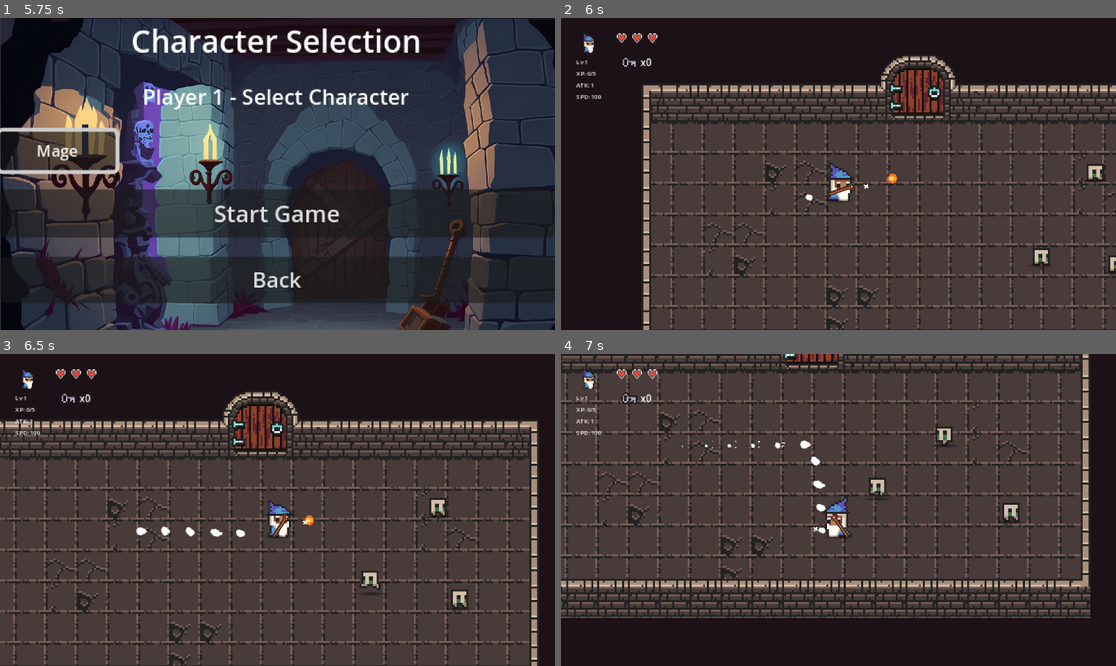
Above: before the commit, frames 1-4 (two rows, left to right).
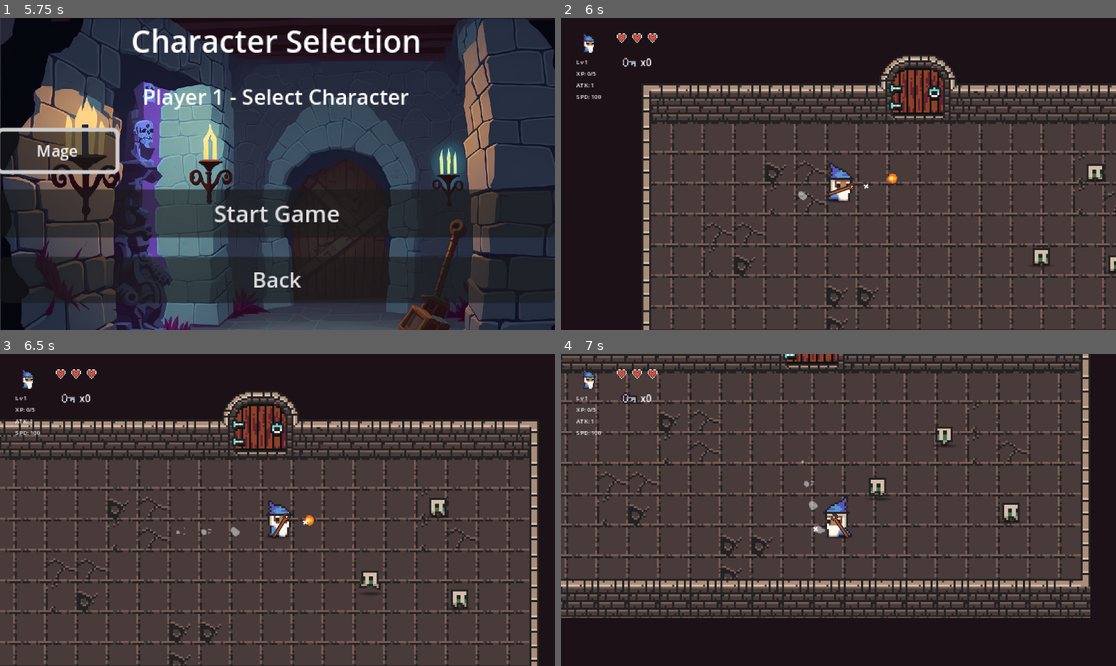
Above: after the commit, the same moments.

Repository: leanfj/infinit-dungeon
Game: Godot game, scene res://menus/main_menu.tscn
Same seed, same stepped clock (60 frames per second), same inputs: the game is played once before the commit and once after it.
Inputs (mouse positions are in pixels of both pictures, inside the frame that each line leads up to):
- Up to frame 1 (5.75 s): click "Start Game" at 0.5 s; click "1 Player" at 1.25 s; click "Start Game" at 2 s; click "Start Game" at 2.75 s; click "Mage" at 3.5 s; click "Back" at 4.25 s; click "1 Player" at 5 s
- Up to frame 2 (6 s): tap Enter at 5.75 s; move the mouse to (960, 158) at 5.77 s; press the mouse at (960, 158) at 5.78 s; hold D (move_right) from 5.78 s (still down)
- Up to frame 3 (6.5 s): keep holding D (move_right)
- Up to frame 4 (7 s): move the mouse to (727, 525) at 6.52 s; release D (move_right) at 6.53 s; release the mouse at (727, 525) at 6.53 s; hold S (move_down) from 6.53 s (still down); right-click (727, 525) at 6.6 s

Frame 1 is identical in both runs. In frame 2, less than 0.1% of the frame differs, in the area x 42-46%, y 55-59%; in frame 3, 0.2%; in frame 4, 0.3%, in the area x 21-48%, y 27-58%.

Commit message:
Add TinyZombie character with audio effects and death particles; include sound effects for enemy damage

Diff:
--- /dev/null
+++ b/entities/Enemies/TinyZombie/tiny_zombie_character_body_2d.gd
@@ -0,0 +1,3 @@
+extends "res://entities/Enemies/enemy_character_body_2d.gd"
+
+class_name TinyZombieCharacterBody2D
--- a/entities/Enemies/TinyZombie/tiny_zombie_character_body_2d.tscn
+++ b/entities/Enemies/TinyZombie/tiny_zombie_character_body_2d.tscn
@@ -1,9 +1,11 @@
-[gd_scene load_steps=20 format=3 uid="uid://csrhpvgctjy0n"]
+[gd_scene load_steps=33 format=3 uid="uid://csrhpvgctjy0n"]
 
 [ext_resource type="PackedScene" uid="uid://bacfhnw4iwivs" path="res://entities/Enemies/enemy_character_body_2d.tscn" id="1_io6xf"]
 [ext_resource type="Texture2D" uid="uid://d2dqq62408txt" path="res://entities/Enemies/TinyZombie/tiny_zombie_idle_anim_f0.png" id="2_ffdhb"]
 [ext_resource type="Texture2D" uid="uid://d4djlmoy43tpm" path="res://entities/Enemies/TinyZombie/tiny_zombie_hit_anim-sheet.png" id="2_fom44"]
+[ext_resource type="Script" uid="uid://cle8pwsvlpq7n" path="res://entities/Enemies/TinyZombie/tiny_zombie_character_body_2d.gd" id="2_om00g"]
 [ext_resource type="Texture2D" uid="uid://b565x2r2ee1ly" path="res://entities/Enemies/TinyZombie/tiny_zombie_idle_anim_f1.png" id="3_o8wxo"]
+[ext_resource type="Texture2D" uid="uid://cuspl34ugs081" path="res://entities/Enemies/TinyZombie/tiny_zombie_death_anim-sheet.png" id="3_w8c6u"]
 [ext_resource type="Texture2D" uid="uid://d06aas777rmqf" path="res://entities/Enemies/TinyZombie/tiny_zombie_idle_anim_f2.png" id="4_5vc75"]
 [ext_resource type="Texture2D" uid="uid://ba8jui4ywf8ou" path="res://entities/Enemies/TinyZombie/tiny_zombie_idle_anim_f3.png" id="5_x5a3f"]
 [ext_resource type="Texture2D" uid="uid://btpsqety0nsgl" path="res://entities/Enemies/TinyZombie/tiny_zombie_run_anim_f0.png" id="6_201g8"]
@@ -12,6 +14,34 @@
 [ext_resource type="Texture2D" uid="uid://c1myrqy7vessy" path="res://entities/Enemies/TinyZombie/tiny_zombie_run_anim_f3.png" id="9_5ggfw"]
 [ext_resource type="PackedScene" uid="uid://cnawrd5f0kquw" path="res://mechanics/hurt_box_area_2d.tscn" id="11_5ggfw"]
 [ext_resource type="PackedScene" uid="uid://bio5e71ly3ea5" path="res://mechanics/hit_box_area_2d.tscn" id="12_lyaan"]
+[ext_resource type="AudioStream" uid="uid://djv5df7fgjo1n" path="res://entities/Enemies/SoundFX/21_orc_damage_1.wav" id="13_c30mi"]
+[ext_resource type="AudioStream" uid="uid://dqaxbaoh558jd" path="res://entities/Enemies/SoundFX/21_orc_damage_2.wav" id="14_lxsjy"]
+[ext_resource type="AudioStream" uid="uid://btra4g4xlhrng" path="res://entities/Enemies/SoundFX/21_orc_damage_3.wav" id="15_om00g"]
+[ext_resource type="AudioStream" uid="uid://cuiyvximgl7t1" path="res://entities/Enemies/SoundFX/monster-15.wav" id="16_lxsjy"]
+
+[sub_resource type="AtlasTexture" id="AtlasTexture_mxi7k"]
+atlas = ExtResource("3_w8c6u")
+region = Rect2(0, 0, 16, 16)
+
+[sub_resource type="AtlasTexture" id="AtlasTexture_j8d6k"]
+atlas = ExtResource("3_w8c6u")
+region = Rect2(16, 0, 16, 16)
+
+[sub_resource type="AtlasTexture" id="AtlasTexture_rt5i8"]
+atlas = ExtResource("3_w8c6u")
+region = Rect2(32, 0, 16, 16)
+
+[sub_resource type="AtlasTexture" id="AtlasTexture_gncig"]
+atlas = ExtResource("3_w8c6u")
+region = Rect2(48, 0, 16, 16)
+
+[sub_resource type="AtlasTexture" id="AtlasTexture_48dwe"]
+atlas = ExtResource("3_w8c6u")
+region = Rect2(64, 0, 16, 16)
+
+[sub_resource type="AtlasTexture" id="AtlasTexture_da37l"]
+atlas = ExtResource("3_w8c6u")
+region = Rect2(80, 0, 16, 16)
 
 [sub_resource type="AtlasTexture" id="AtlasTexture_4aieq"]
 atlas = ExtResource("2_fom44")
@@ -27,6 +57,29 @@
 
 [sub_resource type="SpriteFrames" id="SpriteFrames_201g8"]
 animations = [{
+"frames": [{
+"duration": 1.0,
+"texture": SubResource("AtlasTexture_mxi7k")
+}, {
+"duration": 1.0,
+"texture": SubResource("AtlasTexture_j8d6k")
+}, {
+"duration": 1.0,
+"texture": SubResource("AtlasTexture_rt5i8")
+}, {
+"duration": 1.0,
+"texture": SubResource("AtlasTexture_gncig")
+}, {
+"duration": 1.0,
+"texture": SubResource("AtlasTexture_48dwe")
+}, {
+"duration": 1.0,
+"texture": SubResource("AtlasTexture_da37l")
+}],
+"loop": false,
+"name": &"dead",
+"speed": 7.0
+}, {
 "frames": [],
 "loop": true,
 "name": &"default",
@@ -91,23 +144,29 @@
 [sub_resource type="CircleShape2D" id="CircleShape2D_c30mi"]
 radius = 5.628802
 
-[node name="TinyZombieCharacterBody2D" node_paths=PackedStringArray("_animation_sprite") instance=ExtResource("1_io6xf")]
-exp_reward = 1
-_animation_sprite = NodePath("AnimatedSprite2D")
+[sub_resource type="AudioStreamRandomizer" id="AudioStreamRandomizer_om00g"]
+streams_count = 3
+stream_0/stream = ExtResource("13_c30mi")
+stream_1/stream = ExtResource("14_lxsjy")
+stream_2/stream = ExtResource("15_om00g")
+
+[node name="TinyZombieCharacterBody2D" instance=ExtResource("1_io6xf")]
+script = ExtResource("2_om00g")
+health = 10
 
 [node name="AnimatedSprite2D" parent="." index="0"]
 sprite_frames = SubResource("SpriteFrames_201g8")
-animation = &"hit"
+animation = &"dead"
 autoplay = "idle"
-frame = 2
-frame_progress = 1.0
 
 [node name="CollisionShape2D" parent="." index="1"]
+visible = false
 position = Vector2(0.5730858, 4.756607)
 rotation = 1.5707964
 shape = SubResource("CapsuleShape2D_201g8")
 
 [node name="HurtBoxArea2D" parent="." index="2" instance=ExtResource("11_5ggfw")]
+visible = false
 target_groups = Array[String](["player"])
 
 [node name="CollisionShape2D2" type="CollisionShape2D" parent="HurtBoxArea2D" index="1"]
@@ -116,8 +175,18 @@
 debug_color = Color(0.9344128, 0.1669651, 0.49408865, 0.41960785)
 
 [node name="HitBoxArea2D" parent="." index="3" instance=ExtResource("12_lyaan")]
+visible = false
 
 [node name="CollisionShape2D" type="CollisionShape2D" parent="HitBoxArea2D" index="0"]
 position = Vector2(0.25528336, -0.020839691)
 shape = SubResource("CircleShape2D_c30mi")
 debug_color = Color(0, 0.62219167, 0.55081576, 0.41960785)
+
+[node name="ContactArea2D" parent="." index="4"]
+visible = false
+
+[node name="HurtAudioStreamPlayer2D" parent="." index="6"]
+stream = SubResource("AudioStreamRandomizer_om00g")
+
+[node name="DeathAudioStreamPlayer2D" parent="." index="7"]
+stream = ExtResource("16_lxsjy")
--- a/entities/Enemies/enemy_character_body_2d.gd
+++ b/entities/Enemies/enemy_character_body_2d.gd
@@ -1,11 +1,17 @@
 extends CharacterBody2D
+class_name EnemyCharacterBody2D
+
 const CharacterStats = preload("res://mechanics/character_stats.gd")
 
 # Enemy that chases the player inside a range and dies on hit.
+@onready var _hit_box: HitBoxArea2D = get_node_or_null("HitBoxArea2D")
+@onready var hurt_audio_stream_player_2d: AudioStreamPlayer2D = $HurtAudioStreamPlayer2D
+@onready var death_audio_stream_player_2d: AudioStreamPlayer2D = $DeathAudioStreamPlayer2D
+
+var deathExplosionParticles2D = preload("res://mechanics/death_cpu_particles_2d.tscn")
 var _move_speed: float = 50.0
 var _chase_range: float = 80.0
 var _player: Node2D = null
-@onready var _hit_box: HitBoxArea2D = get_node_or_null("HitBoxArea2D")
 var _knockback_timer: float = 0.0
 var _knockback_direction: Vector2 = Vector2.ZERO
 var _is_hurt: bool = false
@@ -64,7 +70,7 @@
 	if not is_instance_valid(_player):
 		_set_player_reference()
 
-	if _player:
+	if _player and not _is_dead:
 		var distance_to_player: float = global_position.distance_to(_player.global_position)
 		if distance_to_player <= _chase_range:
 			var direction: Vector2 = (_player.global_position - global_position).normalized()
@@ -93,6 +99,9 @@
 	_knockback_timer = 0.15
 
 	if health > 0 and _animation_sprite:
+		if hurt_audio_stream_player_2d:
+			hurt_audio_stream_player_2d.play()
+		_particles_death_effect()
 		await _play_hit_animation(0.5)
 		_is_hurt = false
 		_animate()
@@ -101,9 +110,17 @@
 			return
 		_is_dead = true
 		if _animation_sprite:
+			if hurt_audio_stream_player_2d:
+				hurt_audio_stream_player_2d.play()
 			await _play_hit_animation(0.5)
 		_reward_player()
-		await get_tree().create_timer(0.05).timeout
+
+		if death_audio_stream_player_2d:
+			death_audio_stream_player_2d.play()
+		velocity = Vector2.ZERO
+		_animate()
+		await get_tree().create_timer(1).timeout
+
 		queue_free()
 
 func enemy_attack() -> void:
@@ -111,15 +128,16 @@
 	pass
 
 func _animate() -> void:
-	if _is_hurt:
-		return
-
 	if velocity.length() > 0:
 		if _animation_sprite and _animation_sprite.animation != "run":
 			_animation_sprite.play("run")
-	else:
+	elif velocity.length() == 0 and not _is_hurt and not _is_dead:
 		if _animation_sprite and _animation_sprite.animation != "idle":
 			_animation_sprite.play("idle")
+	else:
+		if _is_dead:
+			if _animation_sprite and _animation_sprite.animation != "dead":
+				_animation_sprite.play("dead")
 
 func _set_player_reference() -> void:
 	# Order: explicit path -> first node in group \"player\" -> sibling named PlayerCharacterBody2D.
@@ -196,4 +214,16 @@
 func _play_hit_animation(wait_time: float) -> void:
 	if _animation_sprite:
 		_animation_sprite.play("hit")
+
 	await get_tree().create_timer(wait_time).timeout
+
+func _play_death_sound() -> void:
+	if death_audio_stream_player_2d:
+		death_audio_stream_player_2d.play()
+
+
+func _particles_death_effect() -> void:
+	var death_particles = deathExplosionParticles2D.instantiate()
+	death_particles.z_index = z_index + 1
+	death_particles.global_position = global_position
+	get_tree().current_scene.add_child(death_particles)
--- a/entities/Enemies/enemy_character_body_2d.tscn
+++ b/entities/Enemies/enemy_character_body_2d.tscn
@@ -23,3 +23,7 @@
 shape = SubResource("RectangleShape2D_contact")
 
 [node name="Shadow" parent="." instance=ExtResource("2_kvi6x")]
+
+[node name="HurtAudioStreamPlayer2D" type="AudioStreamPlayer2D" parent="."]
+
+[node name="DeathAudioStreamPlayer2D" type="AudioStreamPlayer2D" parent="."]
--- a/mechanics/RunSmoke/run_smoke_node_2d.tscn
+++ b/mechanics/RunSmoke/run_smoke_node_2d.tscn
@@ -54,7 +54,7 @@
 [sub_resource type="SpriteFrames" id="SpriteFrames_mjqmv"]
 animations = [{
 "frames": [{
-"duration": 1.0,
+"duration": 0.2,
 "texture": SubResource("AtlasTexture_rq6g3")
 }, {
 "duration": 1.0,
@@ -92,21 +92,14 @@
 }],
 "loop": false,
 "name": &"default",
-"speed": 10.0
+"speed": 20.0
 }]
-
-[sub_resource type="Animation" id="Animation_rq6g3"]
-resource_name = "modulate_smoke"
-
-[sub_resource type="AnimationLibrary" id="AnimationLibrary_frrqx"]
-_data = {
-&"modulate_smoke": SubResource("Animation_rq6g3")
-}
 
 [node name="RunSmokeNode2D" type="Node2D"]
 script = ExtResource("2_script")
 
 [node name="AnimatedSprite2D" type="AnimatedSprite2D" parent="."]
+modulate = Color(1, 1, 1, 0.47058824)
 position = Vector2(-26, 2.0000002)
 rotation = -0.9023352
 scale = Vector2(0.3, 0.3)
@@ -114,9 +107,3 @@
 frame = 11
 frame_progress = 1.0
 centered = false
-
-[node name="AnimationPlayer" type="AnimationPlayer" parent="."]
-root_node = NodePath("../AnimatedSprite2D")
-libraries = {
-&"": SubResource("AnimationLibrary_frrqx")
-}
--- /dev/null
+++ b/mechanics/death_cpu_particles_2d.gd
@@ -0,0 +1,11 @@
+extends CPUParticles2D
+class_name DeathCpuParticles2D
+
+
+# Called when the node enters the scene tree for the first time.
+func _ready() -> void:
+	emitting = true
+
+func _process(delta: float) -> void:
+	if !emitting:
+		queue_free()
--- /dev/null
+++ b/mechanics/death_cpu_particles_2d.tscn
@@ -0,0 +1,26 @@
+[gd_scene load_steps=3 format=3 uid="uid://dtv7chi7ef6am"]
+
+[ext_resource type="Script" uid="uid://bgmbnoqlt86u3" path="res://mechanics/death_cpu_particles_2d.gd" id="1_07dfk"]
+
+[sub_resource type="Curve" id="Curve_kvi6x"]
+_data = [Vector2(0.08450704, 1), 0.0, 0.0, 0, 0, Vector2(0.91549295, 0), 0.0, 0.0, 0, 0]
+point_count = 2
+
+[node name="DeathCPUParticles2D" type="CPUParticles2D"]
+emitting = false
+amount = 10
+lifetime = 0.5
+one_shot = true
+explosiveness = 1.0
+randomness = 0.15
+use_fixed_seed = true
+seed = 1052975798
+lifetime_randomness = 0.3
+spread = 180.0
+gravity = Vector2(0, 0)
+initial_velocity_min = 20.0
+initial_velocity_max = 50.0
+scale_amount_max = 10.0
+scale_amount_curve = SubResource("Curve_kvi6x")
+color = Color(0.9411765, 0.44313726, 0.05882353, 0.3647059)
+script = ExtResource("1_07dfk")
Not shown, added: entities/Enemies/SoundFX/21_orc_damage_1.wav.import
Not shown, added: entities/Enemies/SoundFX/21_orc_damage_2.wav.import
Not shown, added: entities/Enemies/SoundFX/21_orc_damage_3.wav.import
Not shown, added: entities/Enemies/SoundFX/monster-15.wav.import
Not shown, added: entities/Enemies/TinyZombie/tiny_zombie_character_body_2d.gd.uid
Binary file added: entities/Enemies/TinyZombie/tiny_zombie_death_anim-sheet.png
Not shown, added: entities/Enemies/TinyZombie/tiny_zombie_death_anim-sheet.png.import
Not shown: 1 places in mechanics/RunSmoke/run_smoke_node_2d.tscn that only renumber resources
Not shown, added: mechanics/death_cpu_particles_2d.gd.uid
Not shown, added: entities/Enemies/SoundFX/21_orc_damage_1.wav
Not shown, added: entities/Enemies/SoundFX/21_orc_damage_2.wav
Not shown, added: entities/Enemies/SoundFX/21_orc_damage_3.wav
(and 1 more such lines)
